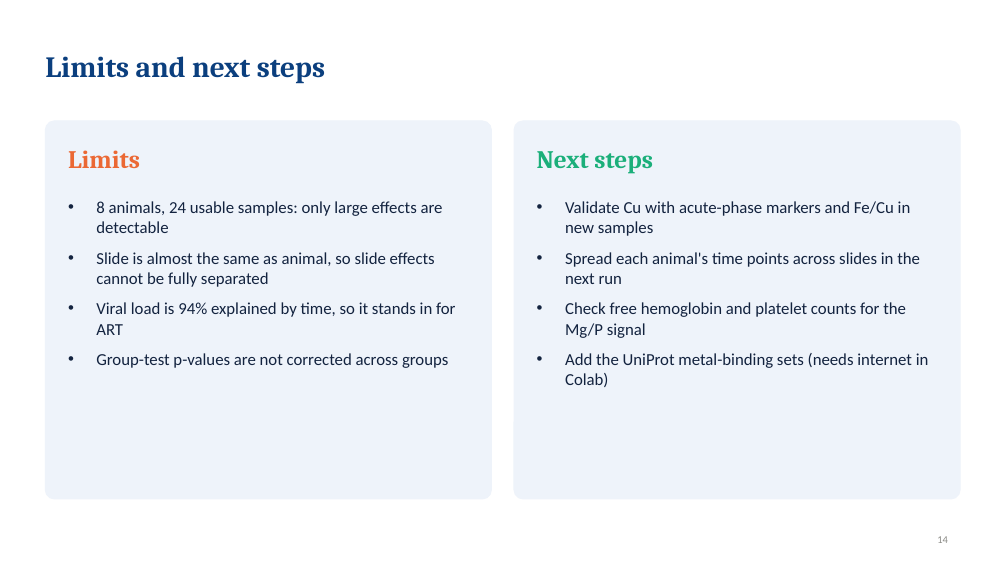
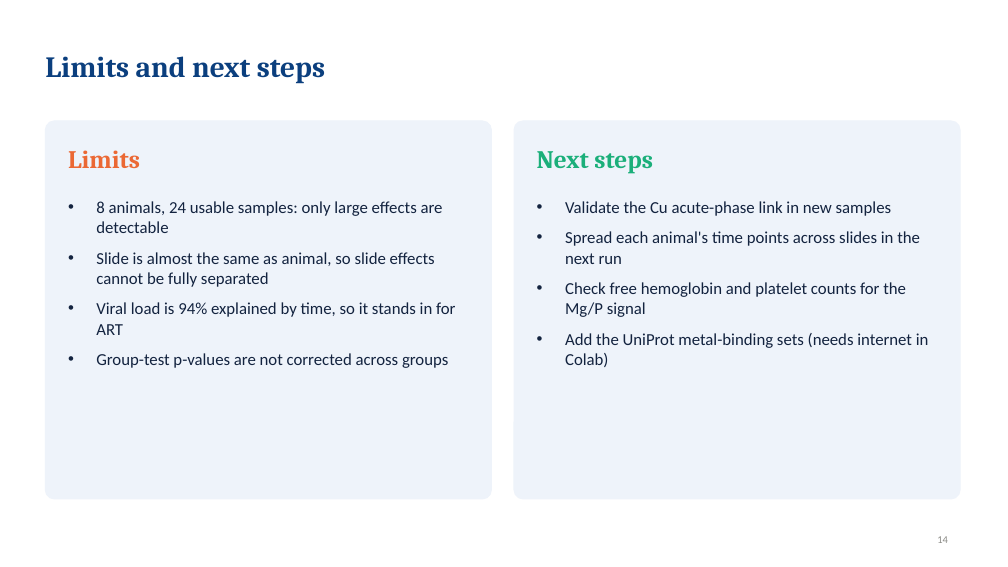
Before and after one commit to Isra-inventor/PRISM, a slide deck: slide 14 of omics_element_lmm/deck/elements_proteome_deck.pptx. Drawn at 1008x567 pixels with LibreOffice and Linux fonts; fonts in the diff are those of the drawing. Boxes give left, top, right and bottom in pixels: in the first picture for what was removed or moved away, otherwise in the second. Text is boxed around its words. In the diff, an @@ line names an element or a change of style, - is before the commit and + after.

```diff
--- a/omics_element_lmm/deck/elements_proteome_deck.pptx
+++ b/omics_element_lmm/deck/elements_proteome_deck.pptx
@@ text at [565, 201, 891, 216]: text changed @@
-• Validate Cu with acute-phase markers and Fe/Cu in new samples
+• Validate the Cu acute-phase link in new samples
```
Also in this commit, not shown: 6 other slides changed, 3 other files.
